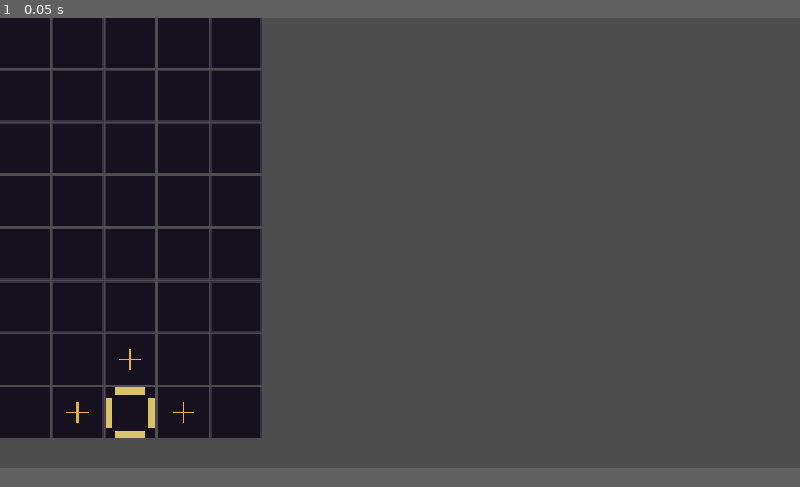
Above: before the commit, frame 1.
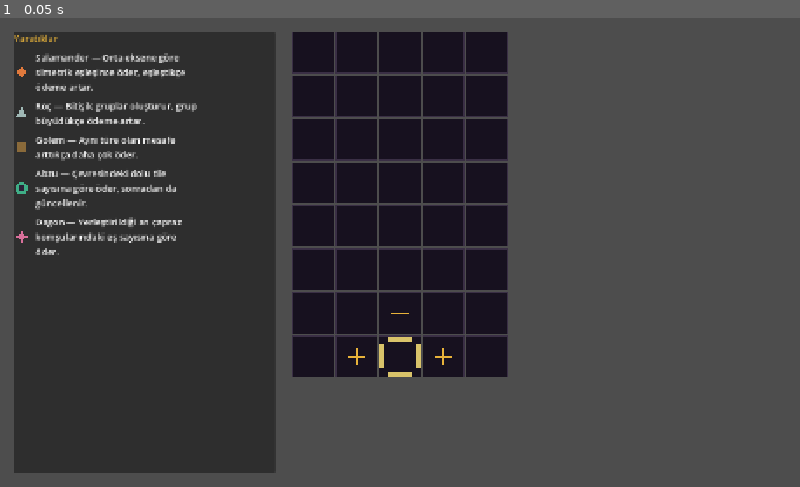
Above: after the commit, the same moment.

Repository: tolgasglm/tile-placement
Game: Godot game, scene res://scenes/main.tscn
Two runs of this game, one before a commit and one after it. Both use one fixed random seed, a clock stepped at 60 frames per second and the inputs below.
Inputs:
- Up to frame 1 (0.05 s): no input
In our replay, the window is 800x450 before the commit and 800x469 after it. These sizes can differ from the game's own. Grey fills any space a smaller window leaves; there, only what the larger window draws over its background counts as a difference.

The runs differ from the first frame. In frame 1, 50% of the frame differs, in the area x 0-64%, y 0-98%.

Commit message:
Board ortalandı, yaratık özet sayfası sola, draft sayfası ise sağ tarafa koyuldu

Diff:
--- a/project.godot
+++ b/project.godot
@@ -17,6 +17,8 @@
 
 [display]
 
+window/size/viewport_width=1400
+window/size/viewport_height=820
 window/stretch/mode="canvas_items"
 window/stretch/aspect="expand"
 
--- a/scenes/board_view.gd
+++ b/scenes/board_view.gd
@@ -34,10 +34,10 @@
 	scorer = CreatureScorer.new()
 	economy = Economy.new()
 
-	draft_panel = get_parent().get_node("DraftPanel")
-	placement_panel = get_parent().get_node("PlacementPanel")
-	creature_panel = get_parent().get_node("CreaturePanel")
-	end_game_panel = get_parent().get_node("EndGamePanel")
+	draft_panel = get_node("%DraftPanel")
+	placement_panel = get_node("%PlacementPanel")
+	creature_panel = get_node("%CreaturePanel")
+	end_game_panel = get_node("%EndGamePanel")
 
 	draft_panel.pair_selected.connect(_on_pair_selected)
 	draft_panel.refresh_selected.connect(_on_refresh_selected)
--- a/scenes/main.tscn
+++ b/scenes/main.tscn
@@ -6,38 +6,62 @@
 [ext_resource type="Script" uid="uid://cbo3dpvom8j13" path="res://scripts/placement_ui.gd" id="4_tbgi4"]
 [ext_resource type="Script" uid="uid://4yf0rbs1xj1s" path="res://scripts/creature_ui.gd" id="5_tbgi4"]
 [ext_resource type="Script" uid="uid://uuf4l2i2bl0s" path="res://scripts/end_game_ui.gd" id="6_tefeu"]
+[ext_resource type="Script" uid="uid://db0kcamirjfkn" path="res://scripts/legend_ui.gd" id="7_o6xl0"]
 
 [node name="Node" type="Node" unique_id=1340915845]
 script = ExtResource("1_o5qli")
 
-[node name="GridContainer" type="GridContainer" parent="." unique_id=312226679]
-offset_right = 40.0
-offset_bottom = 40.0
+[node name="Root" type="MarginContainer" parent="." unique_id=1877254352]
+anchors_preset = 15
+anchor_right = 1.0
+anchor_bottom = 1.0
+grow_horizontal = 2
+grow_vertical = 2
+theme_override_constants/margin_left = 24
+theme_override_constants/margin_top = 24
+theme_override_constants/margin_right = 24
+theme_override_constants/margin_bottom = 24
+
+[node name="Layout" type="HBoxContainer" parent="Root" unique_id=72121254]
+layout_mode = 2
+theme_override_constants/separation = 30
+alignment = 1
+
+[node name="LegendPanel" type="PanelContainer" parent="Root/Layout" unique_id=2037497799]
+layout_mode = 2
+size_flags_horizontal = 3
+script = ExtResource("7_o6xl0")
+
+[node name="GridContainer" type="GridContainer" parent="Root/Layout" unique_id=312226679]
+layout_mode = 2
 script = ExtResource("2_0wfyh")
 
-[node name="DraftPanel" type="PanelContainer" parent="." unique_id=1022272526]
-offset_left = 600.0
-offset_right = 640.0
-offset_bottom = 40.0
+[node name="SidePanels" type="VBoxContainer" parent="Root/Layout" unique_id=1968887877]
+custom_minimum_size = Vector2(340, 80)
+layout_mode = 2
+size_flags_horizontal = 3
+theme_override_constants/separation = 16
+
+[node name="DraftPanel" type="PanelContainer" parent="Root/Layout/SidePanels" unique_id=1022272526]
+unique_name_in_owner = true
+layout_mode = 2
 script = ExtResource("3_jyhfs")
 
-[node name="PlacementPanel" type="PanelContainer" parent="." unique_id=1687695851]
-offset_left = 600.0
-offset_top = 300.0
-offset_right = 640.0
-offset_bottom = 340.0
+[node name="Spacer" type="Control" parent="Root/Layout/SidePanels" unique_id=148484981]
+custom_minimum_size = Vector2(0, 80)
+layout_mode = 2
+
+[node name="PlacementPanel" type="PanelContainer" parent="Root/Layout/SidePanels" unique_id=1687695851]
+unique_name_in_owner = true
+layout_mode = 2
 script = ExtResource("4_tbgi4")
 
-[node name="CreaturePanel" type="PanelContainer" parent="." unique_id=1384837859]
-offset_left = 600.0
-offset_top = 450.0
-offset_right = 640.0
-offset_bottom = 490.0
+[node name="CreaturePanel" type="PanelContainer" parent="Root/Layout/SidePanels" unique_id=1384837859]
+unique_name_in_owner = true
+layout_mode = 2
 script = ExtResource("5_tbgi4")
 
-[node name="EndGamePanel" type="PanelContainer" parent="." unique_id=1583752896]
-offset_left = 600.0
-offset_top = 550.0
-offset_right = 640.0
-offset_bottom = 590.0
+[node name="EndGamePanel" type="PanelContainer" parent="Root/Layout/SidePanels" unique_id=1583752896]
+unique_name_in_owner = true
+layout_mode = 2
 script = ExtResource("6_tefeu")
--- /dev/null
+++ b/scripts/creature_icon.gd
@@ -0,0 +1,45 @@
+class_name CreatureIcon
+extends Control
+
+var creature: int = 0
+
+const CREATURE_COLORS = {
+	0: Color("#E0793C"), 1: Color("#9FB8B5"), 2: Color("#8A6A3A"),
+	3: Color("#3FAE86"), 4: Color("#D9709B"),
+}
+
+func _ready() -> void:
+	custom_minimum_size = Vector2(28, 28)
+
+func _draw() -> void:
+	var size = get_rect().size
+	var center = size / 2
+	var r = size.x * 0.34
+	var color = CREATURE_COLORS[creature]
+
+	match creature:
+		0:
+			var pts = PackedVector2Array([
+				center + Vector2(0, -r), center + Vector2(r, 0),
+				center + Vector2(0, r), center + Vector2(-r, 0)
+			])
+			draw_colored_polygon(pts, color)
+		1:
+			var pts = PackedVector2Array([
+				center + Vector2(0, -r*1.15), center + Vector2(r*1.05, r*0.75),
+				center + Vector2(-r*1.05, r*0.75)
+			])
+			draw_colored_polygon(pts, color)
+		2:
+			draw_rect(Rect2(center - Vector2(r, r) * 0.85, Vector2(r, r) * 1.7), color)
+		3:
+			draw_circle(center, r * 1.15, color)
+			draw_circle(center, r * 0.55, Color("#2B2338"))
+		4:
+			var pts = PackedVector2Array([
+				center + Vector2(0, -r*1.2), center + Vector2(r*0.35, -r*0.35),
+				center + Vector2(r*1.2, 0), center + Vector2(r*0.35, r*0.35),
+				center + Vector2(0, r*1.2), center + Vector2(-r*0.35, r*0.35),
+				center + Vector2(-r*1.2, 0), center + Vector2(-r*0.35, -r*0.35),
+			])
+			draw_colored_polygon(pts, color)
--- /dev/null
+++ b/scripts/legend_ui.gd
@@ -0,0 +1,36 @@
+extends PanelContainer
+
+const CREATURE_NAMES = ["Salamander", "Roç", "Golem", "Abzu", "Dagon"]
+const CREATURE_DESCRIPTIONS = [
+	"Orta eksene göre simetrik eşleşince öder, eşleştikçe ödeme artar.",
+	"Bitişik gruplar oluşturur, grup büyüdükçe ödeme artar.",
+	"Aynı türe olan mesafe arttıkça daha çok öder.",
+	"Çevresindeki dolu tile sayısına göre öder, sonradan da güncellenir.",
+	"Yerleştirildiği an çapraz komşularındaki eş sayısına göre öder.",
+]
+
+func _ready() -> void:
+	custom_minimum_size = Vector2(340, 0)
+	var vbox = VBoxContainer.new()
+	vbox.add_theme_constant_override("separation", 10)
+	add_child(vbox)
+
+	var title = Label.new()
+	title.text = "Yaratıklar"
+	title.add_theme_color_override("font_color", Color("#E7B23A"))
+	vbox.add_child(title)
+
+	for i in range(5):
+		var hbox = HBoxContainer.new()
+		hbox.add_theme_constant_override("separation", 10)
+		vbox.add_child(hbox)
+
+		var icon = CreatureIcon.new()
+		icon.creature = i
+		hbox.add_child(icon)
+
+		var label = Label.new()
+		label.text = "%s — %s" % [CREATURE_NAMES[i], CREATURE_DESCRIPTIONS[i]]
+		label.custom_minimum_size = Vector2(290, 0)
+		label.autowrap_mode = TextServer.AUTOWRAP_WORD
+		hbox.add_child(label)
--- a/scripts/tile_cell.gd
+++ b/scripts/tile_cell.gd
@@ -64,7 +64,36 @@
 	draw_rect(Rect2(size.x-t, size.y*0.2, t, size.y*0.6), ELEMENT_COLORS[edges["E"]])
 
 func _draw_creature(size: Vector2) -> void:
-	draw_circle(size/2, size.x*0.22, CREATURE_COLORS[creature])
+	var center = size / 2
+	var r = size.x * 0.18
+	var color = CREATURE_COLORS[creature]
+
+	match creature:
+		0:  # Salamander — elmas
+			var pts = PackedVector2Array([
+				center + Vector2(0, -r), center + Vector2(r, 0),
+				center + Vector2(0, r), center + Vector2(-r, 0)
+			])
+			draw_colored_polygon(pts, color)
+		1:  # Roç — kanat/üçgen
+			var pts = PackedVector2Array([
+				center + Vector2(0, -r*1.15), center + Vector2(r*1.05, r*0.75),
+				center + Vector2(-r*1.05, r*0.75)
+			])
+			draw_colored_polygon(pts, color)
+		2:  # Golem — kare (sağlam/bloklu)
+			draw_rect(Rect2(center - Vector2(r, r) * 0.85, Vector2(r, r) * 1.7), color)
+		3:  # Abzu — halka (çevresini saran su)
+			draw_circle(center, r * 1.15, color)
+			draw_circle(center, r * 0.55, Color("#17111F"))
+		4:  # Dagon — 4 uçlu yıldız (çapraz ışınlar)
+			var pts = PackedVector2Array([
+				center + Vector2(0, -r*1.2), center + Vector2(r*0.35, -r*0.35),
+				center + Vector2(r*1.2, 0), center + Vector2(r*0.35, r*0.35),
+				center + Vector2(0, r*1.2), center + Vector2(-r*0.35, r*0.35),
+				center + Vector2(-r*1.2, 0), center + Vector2(-r*0.35, -r*0.35),
+			])
+			draw_colored_polygon(pts, color)
 
 func _draw_plus(size: Vector2) -> void:
 	var c = size/2
Not shown, added: scripts/creature_icon.gd.uid
Not shown, added: scripts/legend_ui.gd.uid
